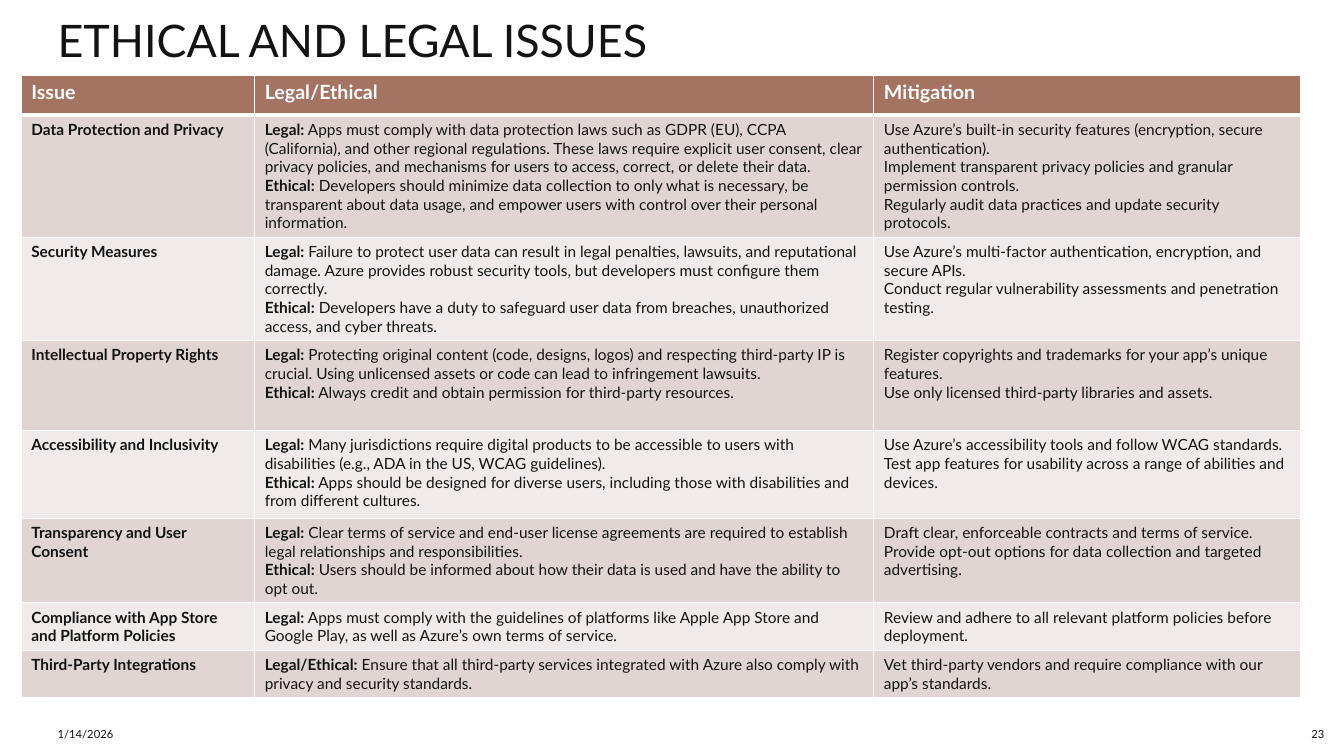
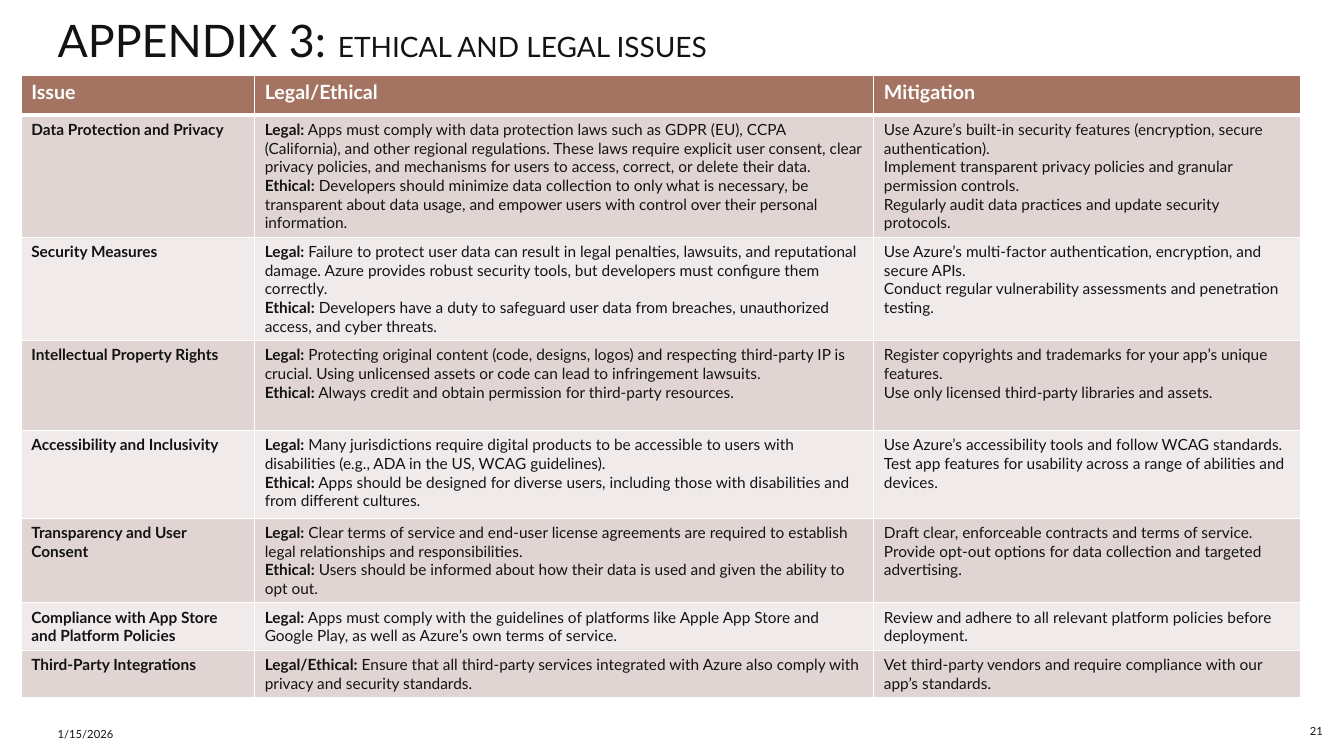
Before and after one commit to pajeeokoth/fashion-insta, a slide deck: slide 21 of Fashion-insta.pptx (slide 23 before the commit). Drawn at 1344x756 pixels with LibreOffice and Linux fonts; fonts in the diff are those of the drawing. Boxes give left, top, right and bottom in pixels: in the first picture for what was removed or moved away, otherwise in the second. Text is boxed around its words. In the diff, an @@ line names an element or a change of style, - is before the commit and + after.

```diff
--- a/Fashion-insta.pptx
+++ b/Fashion-insta.pptx
@@ title at [58, 24, 707, 58]: text changed; size 32 to 20 pt @@
-ETHICAL AND LEGAL ISSUES
+APPENDIX 3: ETHICAL AND LEGAL ISSUES
@@ table at [21, 75, 1301, 713] @@
-row 6, column 2: Legal: Clear terms of service and end-user license agreements are required to establish legal relationships and responsibilities. / Ethical: Users should be informed about how their data is used and have the ability to opt out.
+row 6, column 2: Legal: Clear terms of service and end-user license agreements are required to establish legal relationships and responsibilities. / Ethical: Users should be informed about how their data is used and given the ability to opt out.
@@ text at [58, 730, 114, 739]: text changed @@
-1/14/2026
+1/15/2026
@@ page number at [1310, 727, 1323, 735]: text changed @@
-23
+21
```
Also in this commit, not shown: 18 other slides changed, 4 slides added, 6 slides removed, 1 other file.
